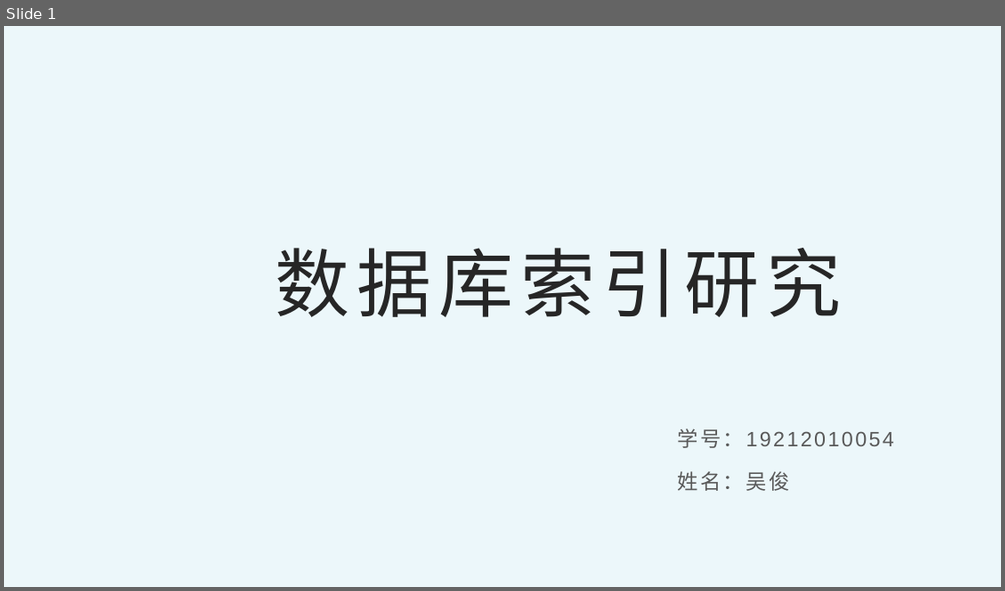
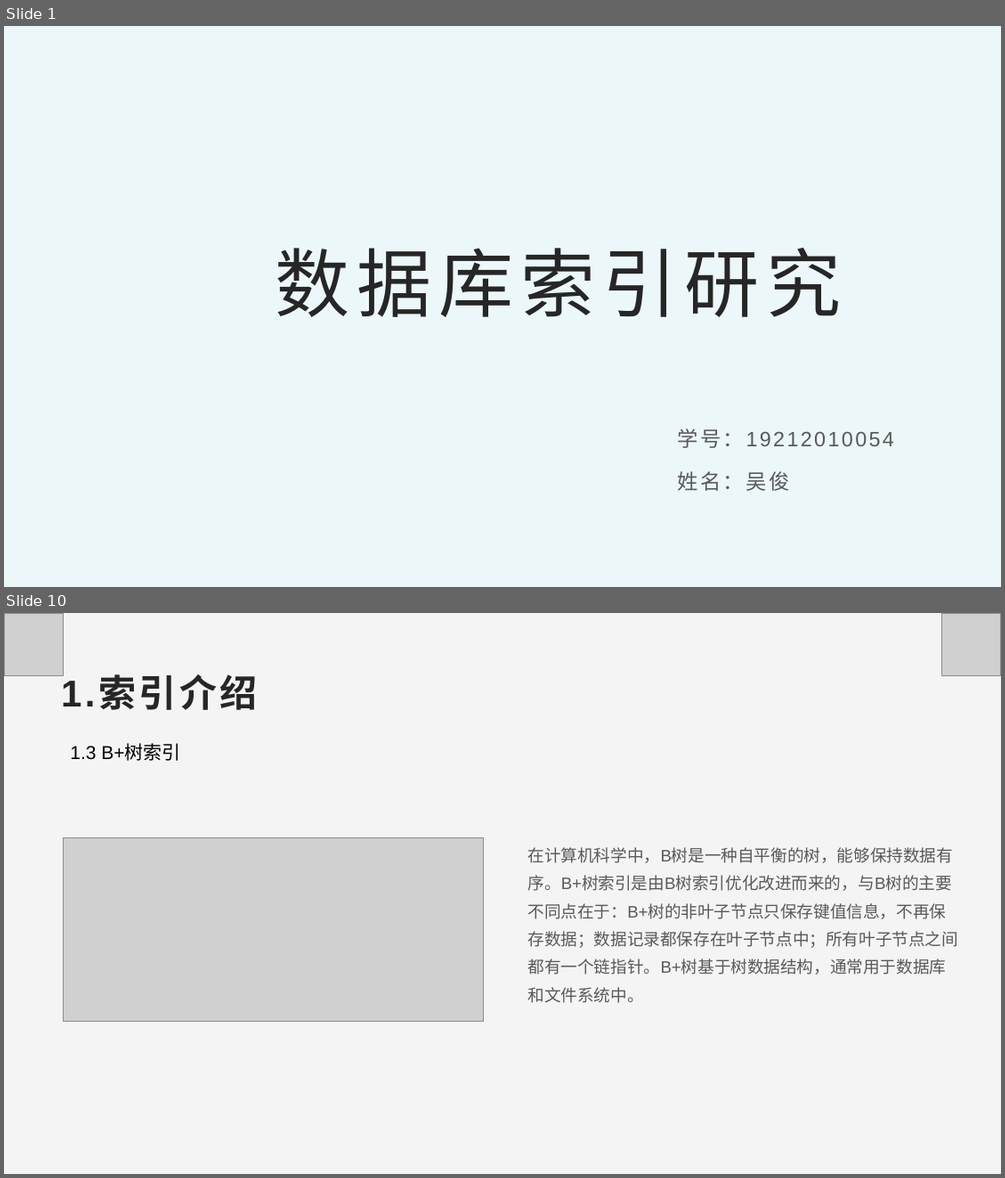
Before and after one commit to ThesisTest/dbindexresearch, a slide deck: doc/期末答辩.pptx. Shown one above the other, each under a label of ours: slide 1 before the commit, slides 1 and 10 after it; the slides between them are not shown. The pictures are 1005x591 and 1005x1178 pixels, drawn with LibreOffice and Linux fonts; fonts in the diff are those of the drawing; grey boxes stand for pictures; background and template pictures are left out. Boxes give left, top, right and bottom in pixels: in the first picture for what was removed or moved away, otherwise in the second. Text is boxed around its words. In the diff, an @@ line names an element or a change of style, - is before the commit and + after.

```diff
--- a/doc/期末答辩.pptx
+++ b/doc/期末答辩.pptx
@@ slide 10 added at (4, 613, 1001, 1174), background #F4F4F5 @@
@@ picture added at (4, 613, 63, 676) @@
@@ picture added at (942, 613, 1001, 676) @@
@@ text added at (61, 676, 257, 710), 36 pt, text #262626, bold @@
+1.索引介绍
@@ text added at (70, 745, 180, 761), 18 pt, text #000000 @@
+1.3 B+树索引
@@ picture added at (63, 837, 484, 1022) @@
@@ text added at (528, 847, 959, 1003), 16 pt, text #595959 @@
+在计算机科学中，B树是一种自平衡的树，能够保持数据有序。B+树索引是由B树索引优化改进而来的，与B树的主要不同点在于：B+树的非叶子节点只保存键值信息，不再保存数据；数据记录都保存在叶子节点中；所有叶子节点之间都有一个链指针。B+树基于树数据结构，通常用于数据库和文件系统中。
```
Also in this commit, not shown: 35 other slides added, 1 other file.
